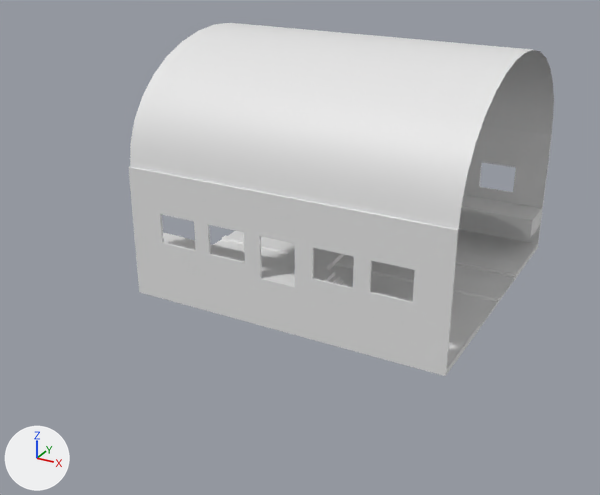
An edit to the Blender file Assets/PersonalWorkspaces/George/TrainFloor.blend, drawn before and after from the same camera.
One viewpoint serves both versions: a 50 mm camera at (66.8, -142.5, 74.3) aimed at (-5.3, -11.4, 8.8). The lights are fixed; the arrows at lower left show +X, +Y and +Z.
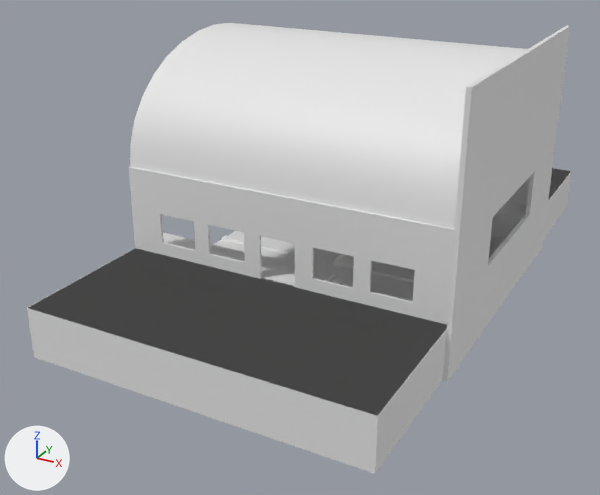
What differs and where, as boxes [x1, y1, x2, y2] in the pictures (600 x 495 px):
```json
{"object": "SideFloors", "change": "added", "after": [27, 168, 572, 474]}
{"object": "WindowWall", "change": "added", "after": [442, 26, 570, 382]}
{"object": "Cube.006", "change": "unchanged, covered by the edit", "before": [459, 126, 552, 244], "after": [491, 177, 530, 238]}
{"object": "walkway", "change": "unchanged, covered by the edit", "before": [447, 229, 538, 374], "after": [489, 236, 506, 257]}
{"object": "Cube.003", "change": "unchanged, covered by the edit", "before": [461, 195, 542, 238], "after": [493, 202, 526, 226]}
{"object": "STAY OFF", "change": "unchanged, covered by the edit", "before": [450, 250, 524, 342]}
```

Edits to the scene script, one JSON object a line:
```json
{"op": "add", "block": "me_cube_014", "code": ["me_cube_014 = bpy.data.meshes.new('Cube.014')", "me_cube_014.from_pydata(...)  # a box spanning x -34.9..27.9, y -1.0..27.3, z -8.4..1.0"]}
{"op": "add", "block": "me_cube_012", "code": ["me_cube_012 = bpy.data.meshes.new('Cube.012')", "me_cube_012.from_pydata([(-1.0, -1.0, -1.0), (-1.0, -1.0, 46.6), (-1.0, 60.4, -1.0), (-1.0, 60.4, 46.6), (-0.2, -1.0, -1.0), (-0.2, -1.0, 46.6), (-0.2, 60.4, -1.0), (-0.2, 60.4, 46.6), (-1.0, 60.4, 1.0), (-0.2, 60.4, 1.0), (-1.0, 16.6, 21.4), (-1.0, 16.6, 12.3), (-1.0, 44.0, 21.4), (-1.0, 44.0, 12.3), (-0.2, 44.0, 21.4), (-0.2, 44.0, 12.3), (-0.2, 16.6, 12.3), (-0.2, 16.6, 21.4)], [], [(0, 1, 3, 2, 13, 12, 10, 11), (2, 0, 11, 13), (6, 7, 5, 4, 16, 17, 14, 15), (16, 4, 6, 15), (4, 5, 1, 0), (2, 6, 4, 0), (7, 3, 1, 5), (2, 8, 9, 6), (10, 17, 16, 11), (12, 13, 15, 14), (12, 14, 17, 10), (15, 13, 11, 16)])"]}
{"op": "add", "block": "ob_sidefloors", "code": ["ob_sidefloors = bpy.data.objects.new('SideFloors', me_cube_014)", "ob_sidefloors.location = (3.8, 30.2, 9.3)", "_m = ob_sidefloors.modifiers.new('Mirror', 'MIRROR')", "_m.use_axis = (True, True, False)", "_m.mirror_object = ob_rails"]}
{"op": "add", "block": "ob_windowwall", "code": ["ob_windowwall = bpy.data.objects.new('WindowWall', me_cube_012)", "ob_windowwall.location = (32.8, -30.5, 1.9)"]}
```
